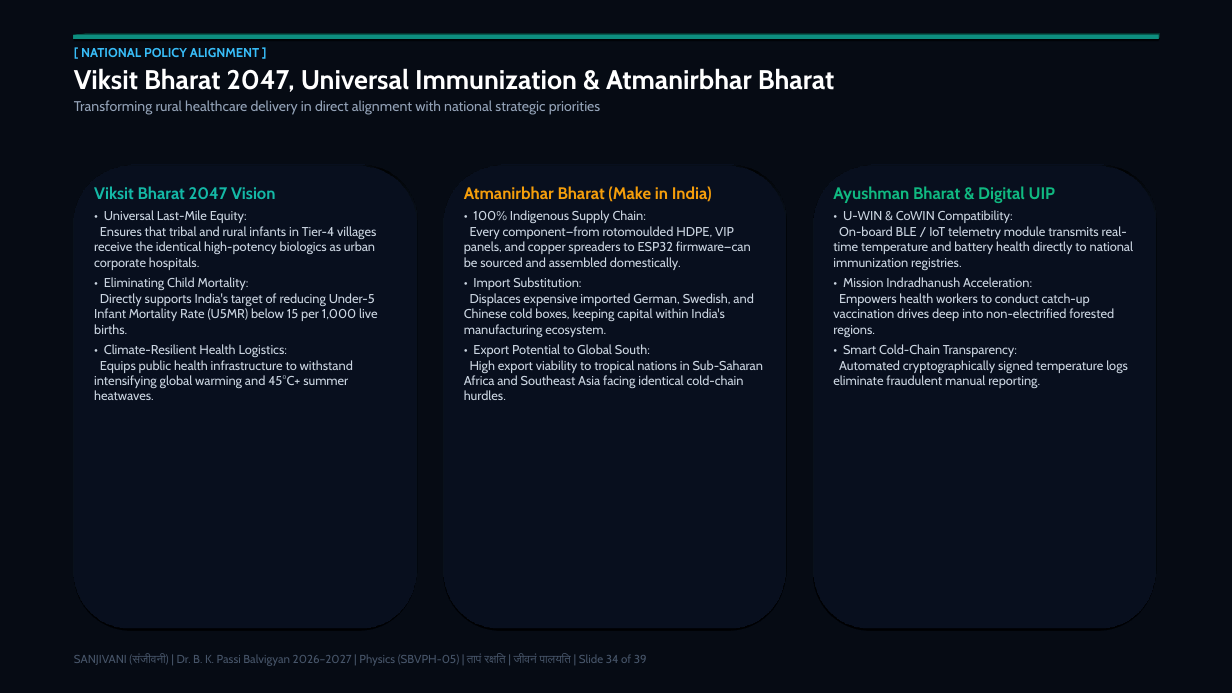
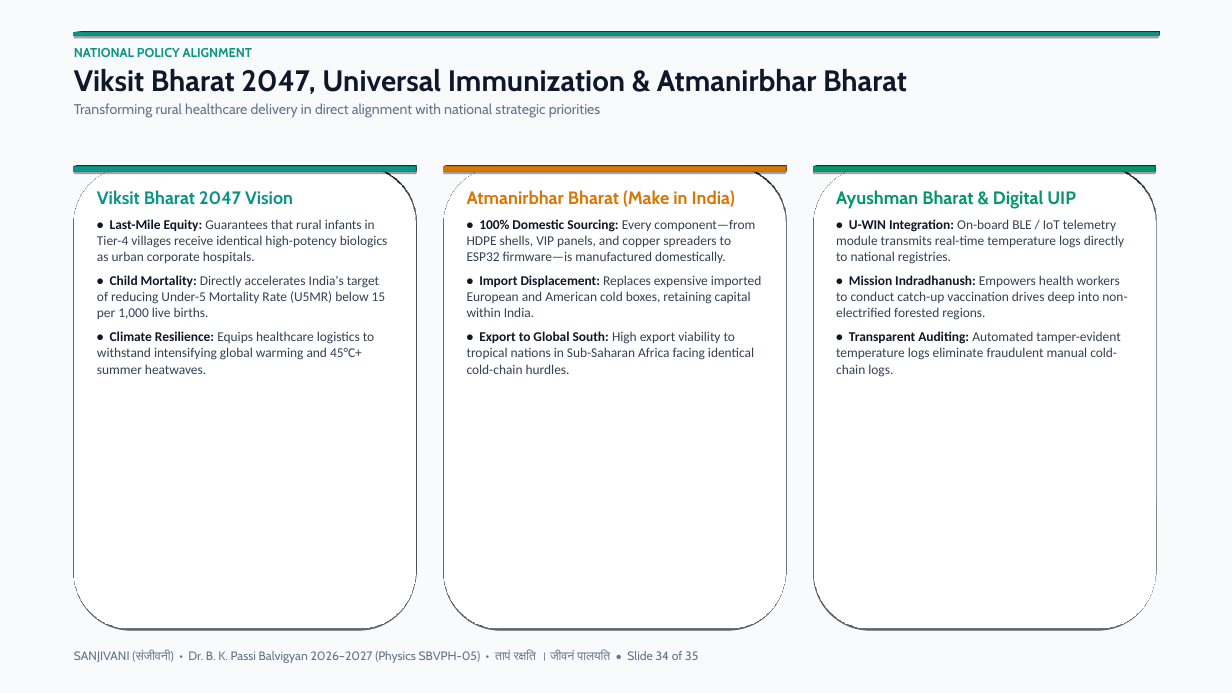
Before and after one commit to vividhedu-hash/Sanjivani, a slide deck: slide 34 of SANJIVANI_Balvigyan_Keynote_Presentation.pptx. Drawn at 1232x693 pixels with LibreOffice and Linux fonts; fonts in the diff are those of the drawing. Boxes give left, top, right and bottom in pixels: in the first picture for what was removed or moved away, otherwise in the second. Text is boxed around its words. In the diff, an @@ line names an element or a change of style, - is before the commit and + after.

Commit message:
Transform presentation to stunning light theme with high readability and large visual diagrams

```diff
--- a/SANJIVANI_Balvigyan_Keynote_Presentation.pptx
+++ b/SANJIVANI_Balvigyan_Keynote_Presentation.pptx
@@ rectangle at (0,0,1232,693): fill #060B14 to #F8FAFC @@
@@ text at (74,48,252,57): text changed; text colour #38BDF8 to #0D9488 @@
-[ NATIONAL POLICY ALIGNMENT ]
+NATIONAL POLICY ALIGNMENT
@@ rectangle at (74,32,1158,36): fill #14B8A6 to #0D9488; shadow changed @@
@@ text at (74,69,907,118): size 21 to 23 pt, text colour #FFFFFF to #0F172A in "Viksit Bharat 2047, Universal Immunization & Atmanirbhar ..."; text colour #94A3B8 to #64748B in "Transforming rural healthcare delivery in direct alignment ..." @@
@@ rectangle added at (74,166,416,172), fill #0D9488 @@
@@ rectangle added at (444,166,786,172), fill #D97706 @@
@@ fill #0B1528 to #FFFFFF; outline #1E3A5F 1 pt to #E2E8F0 1.5 pt; shadow changed in 3 elements at (74,166,416,628), (444,166,786,628), (813,166,1155,628) @@
@@ rectangle added at (813,166,1155,172), fill #059669 @@
@@ text at (97,190,293,205): size 13 to 14 pt, text colour #14B8A6 to #0D9488 in "Viksit Bharat 2047 Vision" @@
@@ text at (467,190,735,207): size 13 to 14 pt, text colour #F59E0B to #D97706 in "Atmanirbhar Bharat (Make in India)" @@
@@ text at (836,190,1076,209): size 13 to 14 pt, text colour #10B981 to #059669 in "Ayushman Bharat & Digital UIP" @@
@@ text at (97,219,388,374): text changed; size 10 to 10.5 pt; font Cabin to Calibri; text colour #CBD5E1 to #334155 @@
-• Universal Last-Mile Equity:
-Ensures that tribal and rural infants in Tier-4 villages receive the identical high-potency biologics as urban corporate hospitals.
-• Eliminating Child Mortality:
-Directly supports India's target of reducing Under-5 Infant Mortality Rate (U5MR) below 15 per 1,000 live births.
-• Climate-Resilient Health Logistics:
-Equips public health infrastructure to withstand intensifying global warming and 45°C+ summer heatwaves.
+• Last-Mile Equity: Guarantees that rural infants in Tier-4 villages receive identical high-potency biologics as urban corporate hospitals.
+• Child Mortality: Directly accelerates India's target of reducing Under-5 Mortality Rate (U5MR) below 15 per 1,000 live births.
+• Climate Resilience: Equips healthcare logistics to withstand intensifying global warming and 45°C+ summer heatwaves.
@@ text at (467,219,762,374): text changed; size 10 to 10.5 pt; font Cabin to Calibri; text colour #CBD5E1 to #334155 @@
-• 100% Indigenous Supply Chain:
-Every component—from rotomoulded HDPE, VIP panels, and copper spreaders to ESP32 firmware—can be sourced and assembled domestically.
-• Import Substitution:
-Displaces expensive imported German, Swedish, and Chinese cold boxes, keeping capital within India's manufacturing ecosystem.
-• Export Potential to Global South:
-High export viability to tropical nations in Sub-Saharan Africa and Southeast Asia facing identical cold-chain hurdles.
+• 100% Domestic Sourcing: Every component—from HDPE shells, VIP panels, and copper spreaders to ESP32 firmware—is manufactured domestically.
+• Import Displacement: Replaces expensive imported European and American cold boxes, retaining capital within India.
+• Export to Global South: High export viability to tropical nations in Sub-Saharan Africa facing identical cold-chain hurdles.
@@ text at (836,219,1127,377): text changed; size 10 to 10.5 pt; font Cabin to Calibri; text colour #CBD5E1 to #334155 @@
-• U-WIN & CoWIN Compatibility:
-On-board BLE / IoT telemetry module transmits real-time temperature and battery health directly to national immunization registries.
-• Mission Indradhanush Acceleration:
-Empowers health workers to conduct catch-up vaccination drives deep into non-electrified forested regions.
-• Smart Cold-Chain Transparency:
-Automated cryptographically signed temperature logs eliminate fraudulent manual reporting.
+• U-WIN Integration: On-board BLE / IoT telemetry module transmits real-time temperature logs directly to national registries.
+• Mission Indradhanush: Empowers health workers to conduct catch-up vaccination drives deep into non-electrified forested regions.
+• Transparent Auditing: Automated tamper-evident temperature logs eliminate fraudulent manual cold-chain logs.
@@ text at (74,650,698,663): text changed; size 9 to 9.5 pt; text colour #475569 to #64748B @@
-SANJIVANI (संजीवनी) | Dr. B. K. Passi Balvigyan 2026–2027 | Physics (SBVPH-05) | तापं रक्षति | जीवनं पालयति | Slide 34 of 39
+SANJIVANI (संजीवनी) • Dr. B. K. Passi Balvigyan 2026–2027 (Physics SBVPH-05) • तापं रक्षति । जीवनं पालयति • Slide 34 of 35
```
Also in this commit, not shown: 33 other slides changed, 1 slide added, 5 slides removed, 3 other files.
